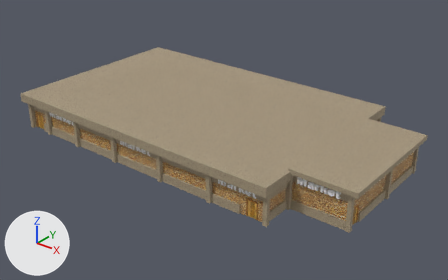
Two versions of the FBX model Assets/Models/Buildings/Market/Market.fbx, one commit apart.
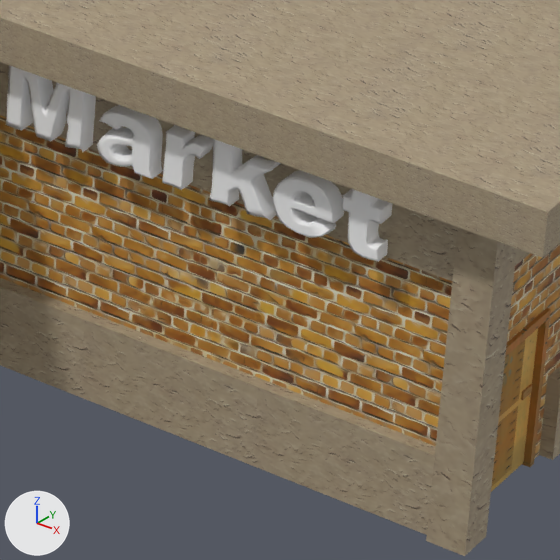
The first picture shows the older version from a 50 mm lens placed at (40.7, -50.5, 31.6), pointed at (0.7, -0.5, 0.6). The close-ups show both versions on the part from 66% to 80% of the width and 61% to 83% of the height of that picture; other places that the commit changed are outside them. The lights are fixed; the arrows at lower left show +X, +Y and +Z. Where no turn or scale is listed for an object, it has been applied to the vertices. Vertices at the same position are counted once.

The scene before the commit, as lines of its bpy script (objects in view):
```python
ob_door_single_002 = bpy.data.objects.new('Door_Single.002', me_mesh_027)
ob_door_single_002.location = (20.16, -6.07, 0.92)
ob_exterior_003 = bpy.data.objects.new('Exterior.003', me_mesh_011)
ob_exterior_003.location = (16.95, -7.06, 2.0)
ob_exterior_004 = bpy.data.objects.new('Exterior.004', me_mesh_015)
ob_exterior_004.location = (20.19, -0.3, 2.0)
ob_frame_002 = bpy.data.objects.new('Frame.002', me_mesh_026)
ob_frame_002.location = (20.18, -6.07, 0.96)
ob_market13 = bpy.data.objects.new('Market13', me_mesh_016)
ob_market13.location = (20.4, -0.21, 2.0)
ob_market14 = bpy.data.objects.new('Market14', me_mesh_013)
ob_market14.location = (16.95, -7.36, 2.0)
ob_top = bpy.data.objects.new('Top', me_mesh)
ob_top.location = (0.0, -0.01, 3.91)
```
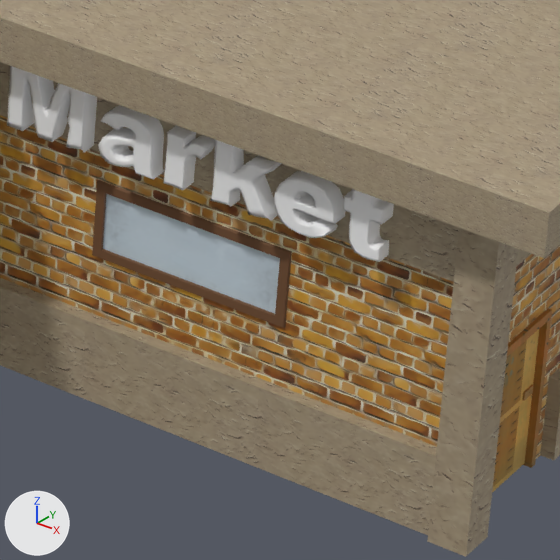
The change, as a diff of the scene's bpy script:
```diff
--- a/Assets/Models/Buildings/Market/Market.fbx.py
+++ b/Assets/Models/Buildings/Market/Market.fbx.py
@@ me_mesh_011 @@
 # used by ob_exterior_003; location = (16.95, -7.06, 2.0)
-me_mesh_011.from_pydata(...)  # 8 vertices, 5 faces; spans x -3.16..3.16, y -0.08..0.08, z -1.99..1.99
+me_mesh_011.from_pydata(...)  # 28 vertices, 20 faces; spans x -3.16..3.16, y -0.08..0.08, z -1.99..1.99
+# me_mesh_011 part 1: 20 vertices added at x -3.16..3.16, y -0.08..0.08, z -1.99..1.99
 me_mesh_011.materials.append(mat_walls_exterior1)
@@ me_mesh_050 @@
+me_mesh_050.from_pydata(...)  # 84 vertices, 79 faces; spans x -1.16..1.16, y -0.15..0.15, z -0.46..0.46
+me_mesh_050.materials.append(mat_door_large)  # picture img_door_large_png
@@ ob_exterior_004 @@
 ob_exterior_004 = bpy.data.objects.new('Exterior.004', me_mesh_015)
-ob_exterior_004.location = (20.19, -0.3, 2.0)
+ob_exterior_004.location = (20.2, -0.3, 2.0)
@@ ob_frame_002 @@
 ob_frame_002 = bpy.data.objects.new('Frame.002', me_mesh_026)
-ob_frame_002.location = (20.18, -6.07, 0.96)
+ob_frame_002.location = (20.19, -6.07, 0.96)
@@ ob_market13 @@
 ob_market13 = bpy.data.objects.new('Market13', me_mesh_016)
-ob_market13.location = (20.4, -0.21, 2.0)
+ob_market13.location = (20.42, -0.21, 2.0)
@@ ob_door_single_002 @@
 ob_door_single_002 = bpy.data.objects.new('Door_Single.002', me_mesh_027)
-ob_door_single_002.location = (20.16, -6.07, 0.92)
+ob_door_single_002.location = (20.18, -6.07, 0.92)
@@ ob_market14 @@
 ob_market14 = bpy.data.objects.new('Market14', me_mesh_013)
-ob_market14.location = (16.95, -7.36, 2.0)
+ob_market14.location = (16.96, -7.36, 2.0)
@@ ob_window3 @@
+ob_window3 = bpy.data.objects.new('Window3', me_mesh_050)
+ob_window3.location = (17.03, -7.01, 2.13)
```

Location of each change, [x1, y1, x2, y2] in pixels of the close-ups (560 x 560 px):
'Market14', moved: before [0, 62, 458, 535]; after [0, 62, 459, 535]
'Market13', moved: before [426, 227, 560, 556]; after [427, 228, 560, 557]
'Window3', added: after [92, 180, 292, 328]
'Exterior.004', moved: before [507, 243, 560, 459]; after [508, 245, 560, 459]
'Door_Single.002', moved: before [491, 329, 538, 492]; after [492, 329, 539, 492]
'Frame.002', moved: before [505, 308, 551, 467]; after [507, 308, 552, 468]
part 1 of me_mesh_011, added (brown): after [0, 115, 454, 447]
